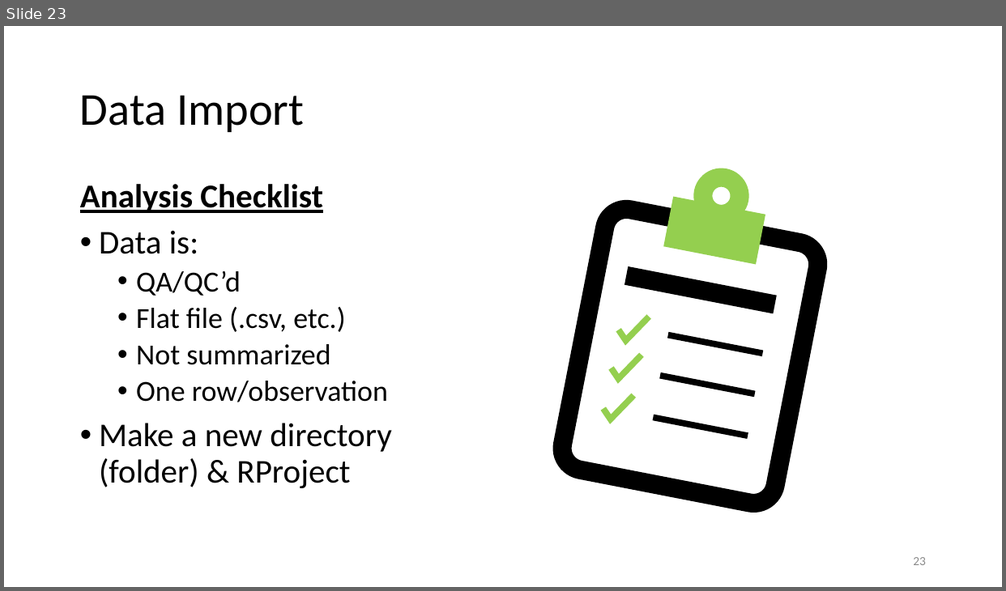
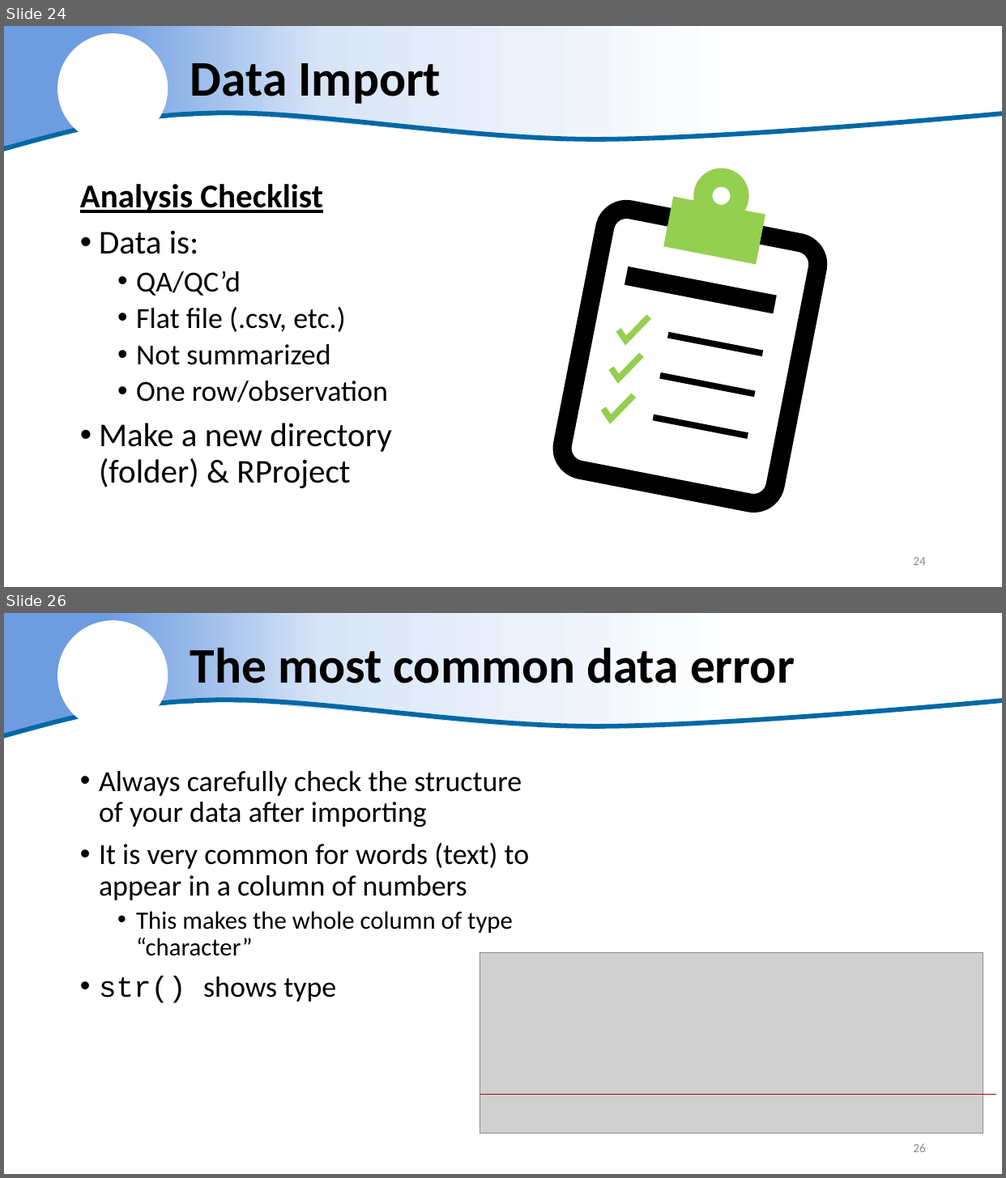
Before and after one commit to justinpriest/ADFG_R_Intro_Workshop, a slide deck: presentations/5 – Reading Real Data.pptx. Shown one above the other, each under a label of ours: slide 23 before the commit, slides 24 and 26 after it; the slides between them are not shown. The pictures are 1006x591 and 1006x1178 pixels, drawn with LibreOffice and Linux fonts; fonts in the diff are those of the drawing; grey boxes stand for pictures; background and template pictures are left out. Boxes give left, top, right and bottom in pixels: in the first picture for what was removed or moved away, otherwise in the second. Text is boxed around its words. In the diff, an @@ line names an element or a change of style, - is before the commit and + after.

Commit message:
updated code & powerpoint for Section 5 (reading data)

```diff
--- a/presentations/5 – Reading Real Data.pptx
+++ b/presentations/5 – Reading Real Data.pptx
@@ slide 26 added at [4,613,1002,1174], background #FFFFFF; not listed: 3 template elements that a slide beside it also shows @@
@@ title added at [190,647,795,683], 48 pt, text #000000, bold @@
+The most common data error
@@ text added at [99,771,530,1003], 28 pt, text #000000 @@
+• Always carefully check the structure of your data after importing
+• It is very common for words (text) to appear in a column of numbers
+  • This makes the whole column of type “character”
+• str() shows type
@@ picture added at [480,954,983,1134] @@
@@ line added from (480, 1094) to (997, 1094), #AC0808 0.5 pt @@
@@ page number added at [913,1144,926,1152], 12 pt, text #8C8C8C @@
+26
@@ what was slide 23 is now slide 24 @@
@@ slide 24 changed as well @@
@@ freeform shape added at [4,26,1002,149], fill gradient #6D9CE1 to #D9E5F7 to #FFFFFF @@
@@ ellipse added at [58,33,168,143], fill #FFFFFF @@
@@ title "Data Import": place and size @@
-title "Data Import" at [80,95,304,132]
+title "Data Import" at [190,63,441,104]
@@ title "Data Import" at [190,63,441,104]: size 44 to 48 pt, bold on @@
@@ freeform shape added at [4,113,1002,149], outline #DAE3F3 4.5 pt @@
@@ page number at [913,557,926,565]: text changed @@
-23
+24
```
Also in this commit, not shown: 34 other slides changed, 1 other slide added, 2 other files.
